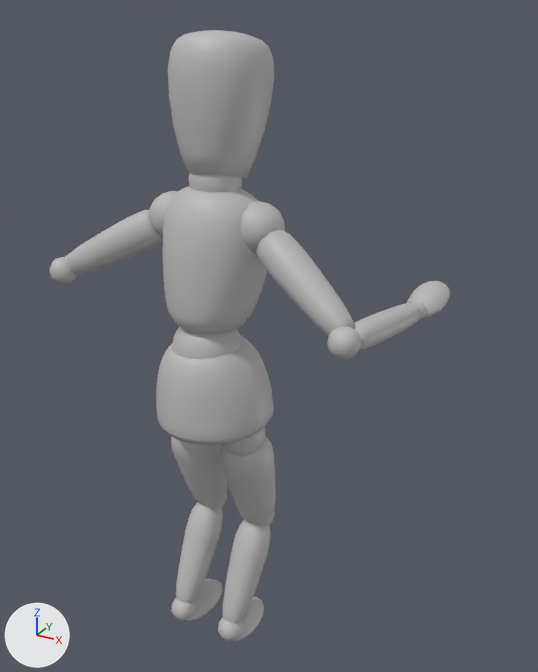
Renders of the FBX model Assets/playeridle.fbx from each side of a commit.
Both versions are drawn from a camera (50 mm lens) standing at (0.0238, -0.0347, 0.0413) and looking at (0.0015, 0.0058, 0.0211). Every picture has the same lights, and +X, +Y and +Z are marked at lower left. Where no turn or scale is listed for an object, it has been applied to the vertices.
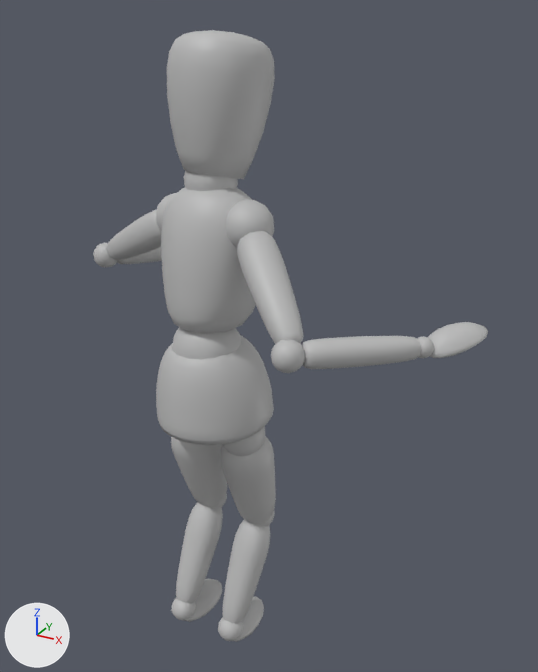
The newer file is also turned or shifted as a whole; pictures and numbers use the older file's frame.

Edits to the bpy script that builds the scene:
```text
Change ob_pcube10:
    ob_pcube10.location: (0.00671, 0.00045, 0.02738) -> (0.00563, -0.00143, 0.02748)
    ob_pcube10.rotation_euler: (1.58, 0.529, -0.366) -> (1.59, 0.562, -0.73)  # degrees (91, 30, -21) -> degrees (91, 32, -42)
Change ob_pcube13:
    ob_pcube13.location: (0.01145, 0.00612, 0.02472) -> (0.01348, 0.00113, 0.02473)
Change ob_pcube16:
    ob_pcube16.location: (0.01152, 0.00813, 0.02517) -> (0.01473, 0.00272, 0.02515)
    ob_pcube16.rotation_euler: (1.571, -0.21, 1.512) -> (1.574, -0.197, 0.883)  # degrees (90, -12, 87) -> degrees (90, -11, 51)
Change ob_pcube34:
    ob_pcube34.location: (-0.01213, 0.00333, 0.02503) -> (-0.00911, 0.00789, 0.02491)
    ob_pcube34.rotation_euler: (-1.485, -0.142, -1.141) -> (-1.485, -0.114, -1.957)  # degrees (-85, -8.1, -65) -> degrees (-85, -6.5, -112)
Change ob_pcube11:
    ob_pcube11.location: (0.00991, -0.00121, 0.02515) -> (0.00802, -0.00401, 0.02511)
Change ob_pcube9:
    ob_pcube9.location: (0.0, 0.00042, 0.02654) -> (-0.00032, 0.00046, 0.02652)
    ob_pcube9.rotation_euler: (1.285, 0.0, 0.0) -> (1.295, -0.0745, -0.246)  # degrees (74, 0, 0) -> degrees (74, -4.3, -14)
Change ob_pcube36:
    ob_pcube36.location: (-0.00691, 0.00083, 0.02758) -> (-0.00696, 0.00356, 0.02736)
    ob_pcube36.rotation_euler: (-1.632, -0.473, 0.254) -> (-1.604, -0.472, -0.251)  # degrees (-94, -27, 15) -> degrees (-92, -27, -14)
Change ob_pcube17:
    ob_pcube17.rotation_euler: (-1.328, 3.139, -0.00689) -> (-1.328, -3.139, -0.243)  # degrees (-76, 180, -0.4) -> degrees (-76, -180, -14)
Change ob_pcube37:
    ob_pcube37.location: (-0.00298, 0.00185, 0.02972) -> (-0.00302, 0.00255, 0.02949)
Change ob_pcube8:
    ob_pcube8.location: (0.00303, 0.00186, 0.02974) -> (0.00276, 0.00114, 0.02997)
Change ob_pcube12:
    ob_pcube12.location: (0.01075, 0.00282, 0.02491) -> (0.01102, -0.00119, 0.02489)
    ob_pcube12.rotation_euler: (1.592, 0.0577, 1.365) -> (1.594, 0.0511, 0.756)  # degrees (91, 3.3, 78) -> degrees (91, 2.9, 43)
Change ob_pcube29:
    ob_pcube29.location: (-0.01042, -0.00038, 0.02562) -> (-0.01065, 0.0041, 0.02538)
```

Location of each change, (x1, y1, x2, y2) in pixels of the pictures (538 x 672 px):
'pCube17', turned
    before: (168, 30, 274, 178)
    after: (167, 30, 275, 179)
'pCube10', moved, turned
    before: (256, 230, 353, 336)
    after: (237, 231, 303, 344)
'pCube12', moved, turned
    before: (353, 303, 421, 350)
    after: (302, 336, 421, 369)
'pCube36', moved, turned
    before: (66, 210, 163, 275)
    after: (106, 209, 161, 260)
'pCube16', moved, turned
    before: (407, 281, 450, 318)
    after: (427, 322, 488, 358)
'pCube8', moved
    before: (241, 201, 285, 254)
    after: (226, 199, 274, 248)
'pCube11', moved
    before: (327, 327, 361, 359)
    after: (271, 339, 305, 373)
'pCube9', moved, turned
    before: (189, 172, 242, 193)
    after: (184, 171, 238, 191)
'pCube29', moved
    before: (50, 257, 76, 284)
    after: (93, 243, 118, 267)
'pCube37', moved
    before: (149, 191, 178, 237)
    after: (156, 193, 176, 232)
'pCube34', moved, turned (not visible before)
    after: (117, 247, 162, 264)
'pCube13', moved
    before: (411, 301, 426, 320)
    after: (416, 337, 434, 358)
